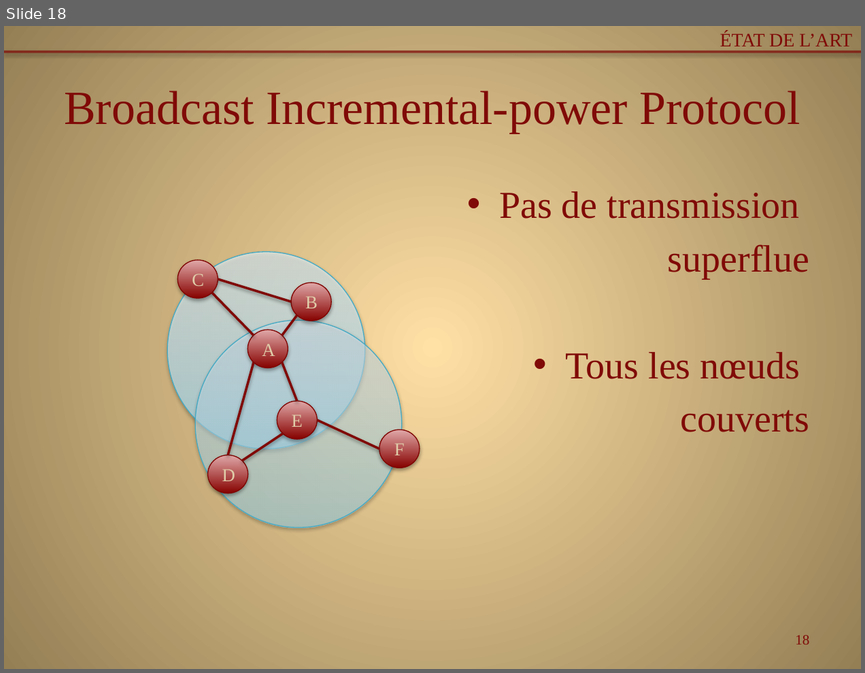
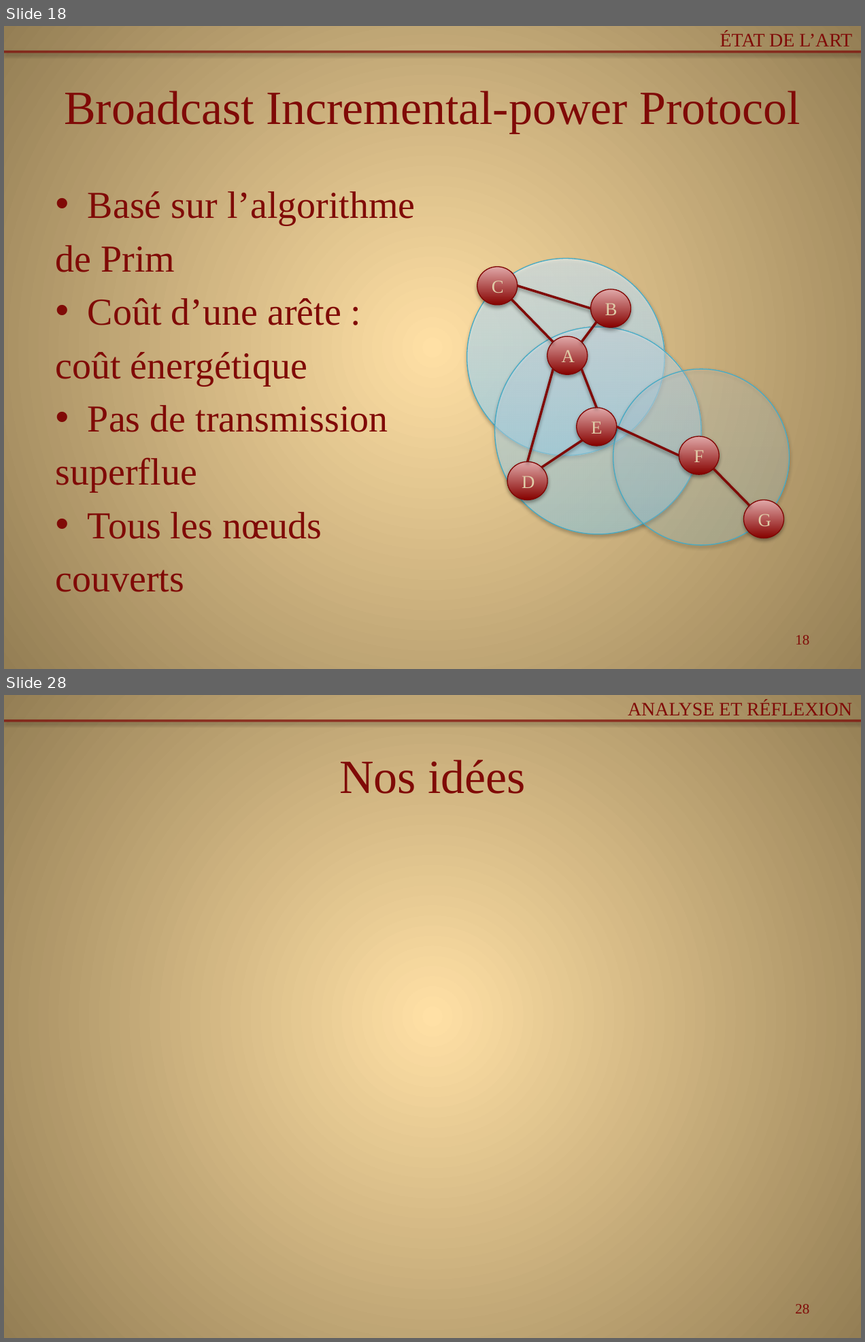
Before and after one commit to Patre/Energy-saving-in-sensors--networks, a slide deck: Redaction/pres.pptx. Shown one above the other, each under a label of ours: slide 18 before the commit, slides 18 and 28 after it; the slides between them are not shown. The pictures are 865x673 and 865x1342 pixels, drawn with LibreOffice and Linux fonts; fonts in the diff are those of the drawing. Boxes give left, top, right and bottom in pixels: in the first picture for what was removed or moved away, otherwise in the second. Text is boxed around its words. In the diff, an @@ line names an element or a change of style, - is before the commit and + after.

```diff
--- a/Redaction/pres.pptx
+++ b/Redaction/pres.pptx
@@ slide 28 added at [4,695,861,1338], background gradient #FFDFA6 to #957E54; not listed: 1 template element that a slide beside it also shows @@
@@ text added at [628,700,852,715], 16 pt, text #800A07 @@
+ANALYSE ET RÉFLEXION
@@ title added at [339,760,526,794], 40 pt, text #800A07 @@
+Nos idées
@@ page number added at [795,1304,809,1313], 12 pt, text #800A07 @@
+28
@@ slide 18 changed as well @@
@@ text at [56,191,415,385]: paragraphs added @@
+• Basé sur l’algorithme
+de Prim
+• Coût d’une arête :
+coût énergétique
@@ 8 ellipses, 7 lines: place and size @@
-8 ellipses, 7 lines at [168,251,419,527]
+8 ellipses, 7 lines at [466,258,719,534]
@@ ellipse added at [613,369,789,544], fill gradient #A7E6FF to #C1EDFF to #E7F8FF, outline #46AAC5 0.75 pt @@
@@ text at [56,405,388,592]: alignment right to left @@
@@ line added from (713, 468) to (749, 505), #800A07 2 pt @@
@@ ellipse added at [743,500,784,538], fill gradient #870300 to #E0A9A9, outline #800704 0.75 pt, 15.3 pt, text #E0CDA9 @@
+G
```
Also in this commit, not shown: 2 other slides changed, 11 other slides added, 1 other file.
